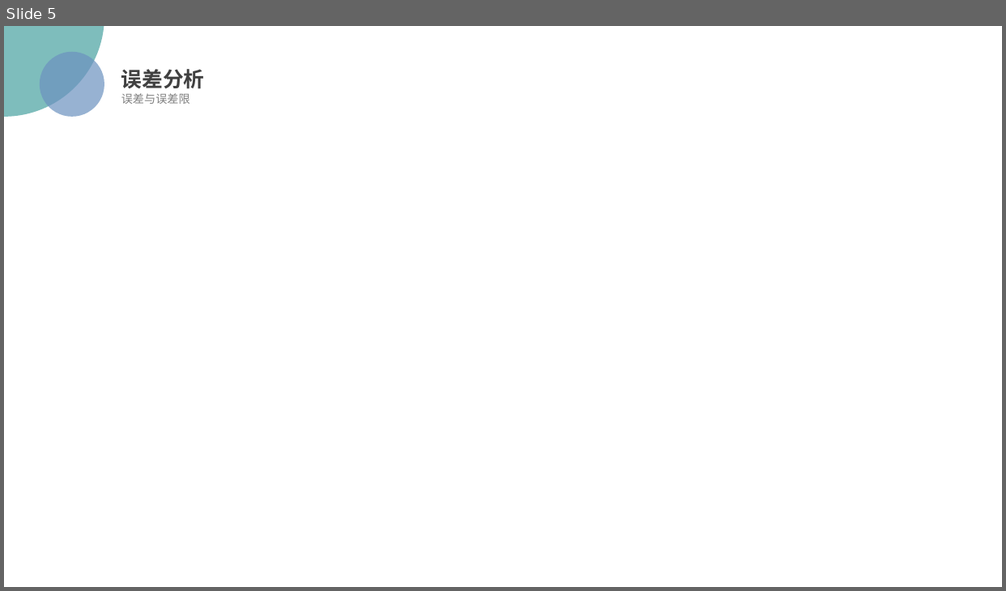
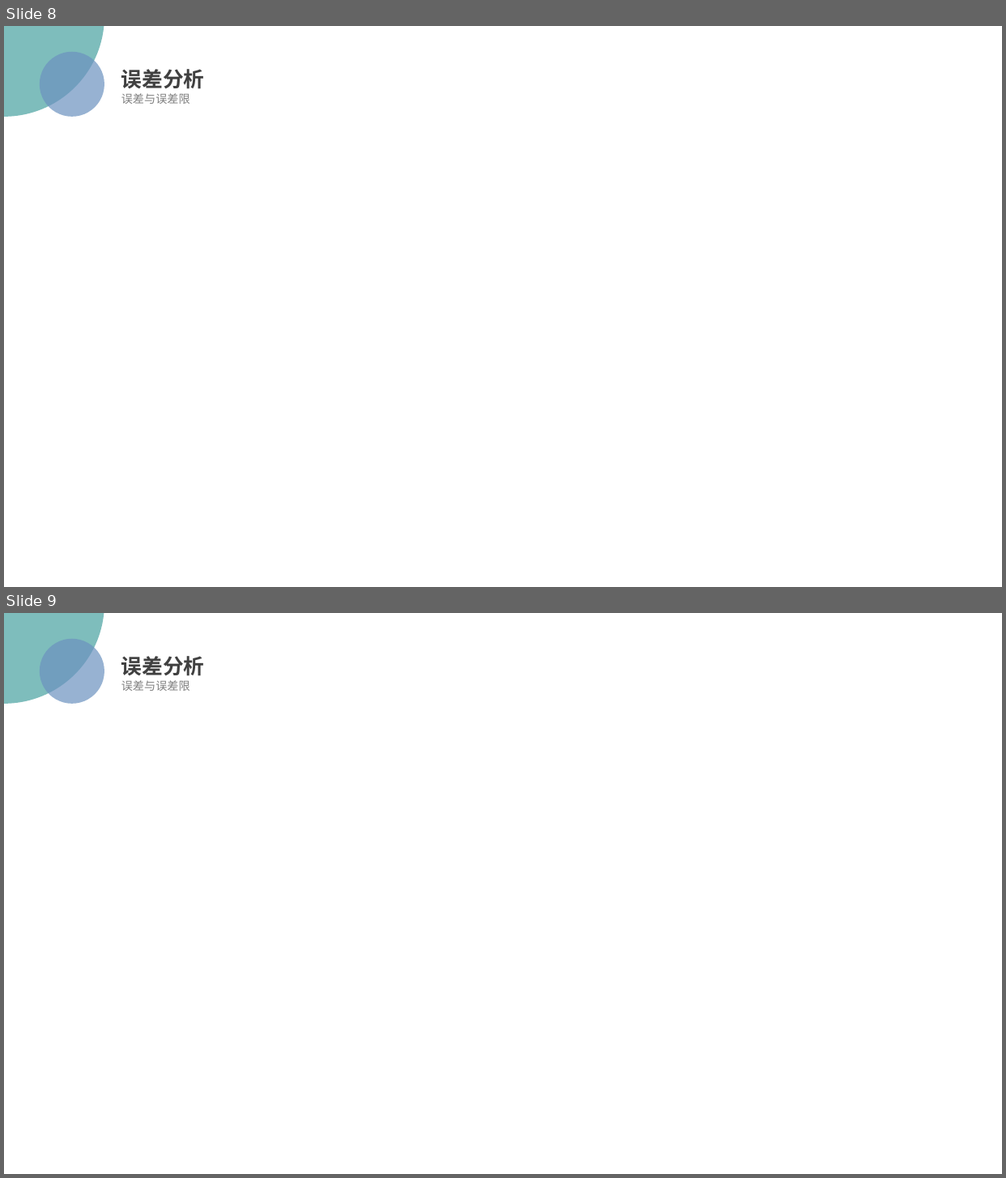
Before and after one commit to StevenEco/MachineLearning-Math, a slide deck: PPT/Numerical Analysis.pptx. Shown one above the other, each under a label of ours: slide 5 before the commit, slides 8 and 9 after it. The pictures are 1006x591 and 1006x1178 pixels, drawn with LibreOffice and Linux fonts; fonts in the diff are those of the drawing; background and template pictures are left out. Boxes give left, top, right and bottom in pixels: in the first picture for what was removed or moved away, otherwise in the second. Text is boxed around its words. In the diff, an @@ line names an element or a change of style, - is before the commit and + after.

```diff
--- a/PPT/Numerical Analysis.pptx
+++ b/PPT/Numerical Analysis.pptx
@@ slide 9 added at [4,613,1002,1174], background picture (left out) @@
@@ ellipse added at [4,613,104,704], fill #48A2A0 at 70% opacity @@
@@ ellipse added at [39,638,104,704], fill #6C92C0 at 70% opacity @@
@@ text added at [121,656,205,676], 20 pt, text #404040, bold @@
+误差分析
@@ text added at [121,680,190,691], 11 pt, text #808080 @@
+误差与误差限
@@ what was slide 5 is now slide 8 @@
```
Also in this commit, not shown: 2 other slides added.
